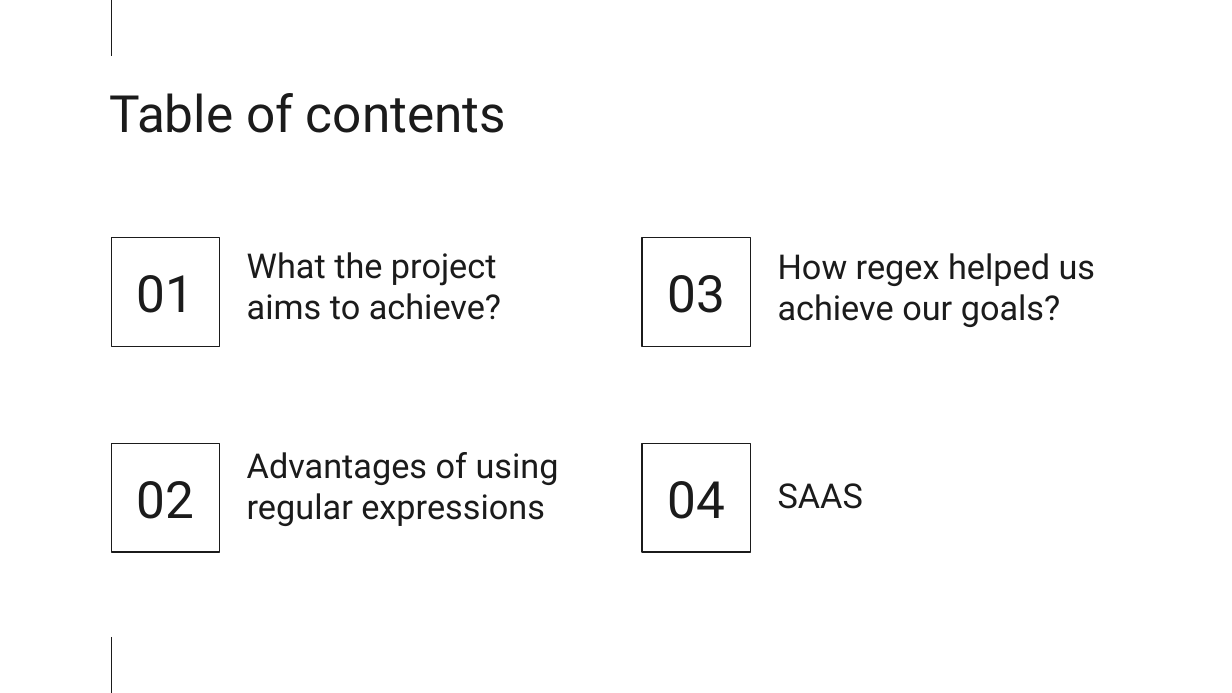
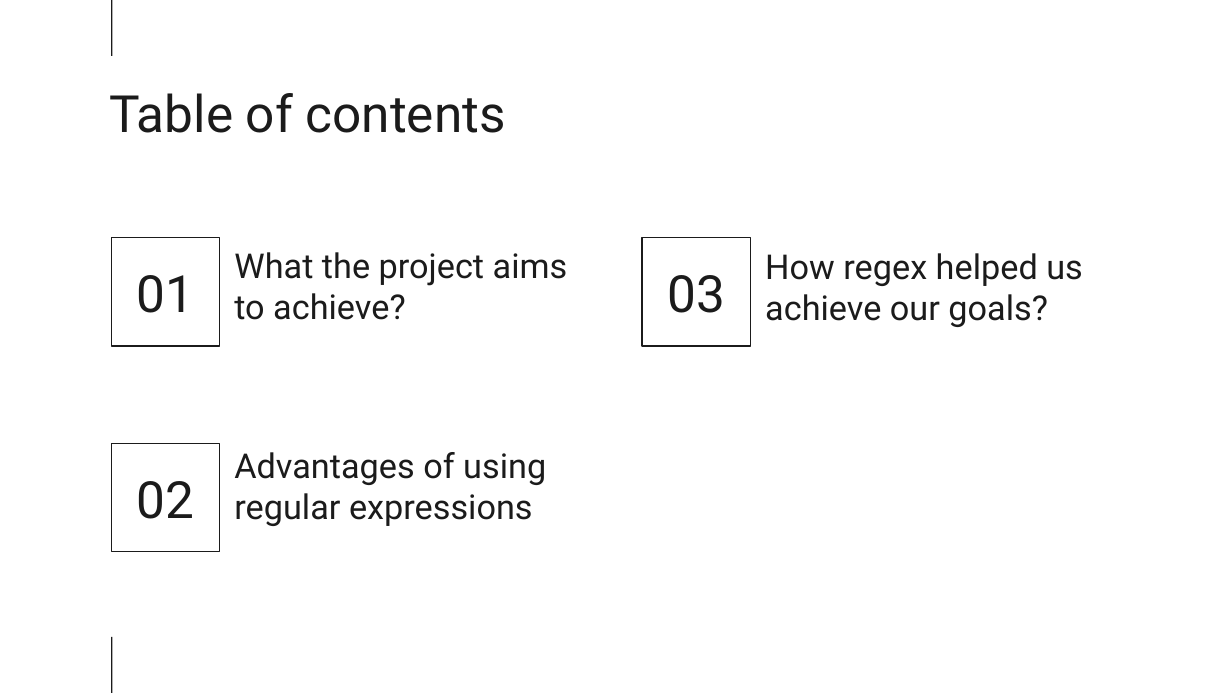
Before and after one commit to MrMoriarty04/JobApplications, a slide deck: slide 2 of JobApplication_presentation.pptx. Drawn at 1232x693 pixels with LibreOffice and Linux fonts; fonts in the diff are those of the drawing. Boxes give left, top, right and bottom in pixels: in the first picture for what was removed or moved away, otherwise in the second. Text is boxed around its words. In the diff, an @@ line names an element or a change of style, - is before the commit and + after.

Commit message:
project added

```diff
--- a/JobApplication_presentation.pptx
+++ b/JobApplication_presentation.pptx
@@ 3 subtitles: place and size @@
-3 subtitles at bbox=[247, 252, 1096, 526]
+3 subtitles at bbox=[234, 252, 1083, 526]
@@ title removed at bbox=[642, 444, 750, 552] @@
-04
@@ subtitle removed at bbox=[778, 483, 863, 509] @@
-SAAS
```
Also in this commit, not shown: 5 other slides changed, 3 slides added, 4 slides removed, 2 other files.
